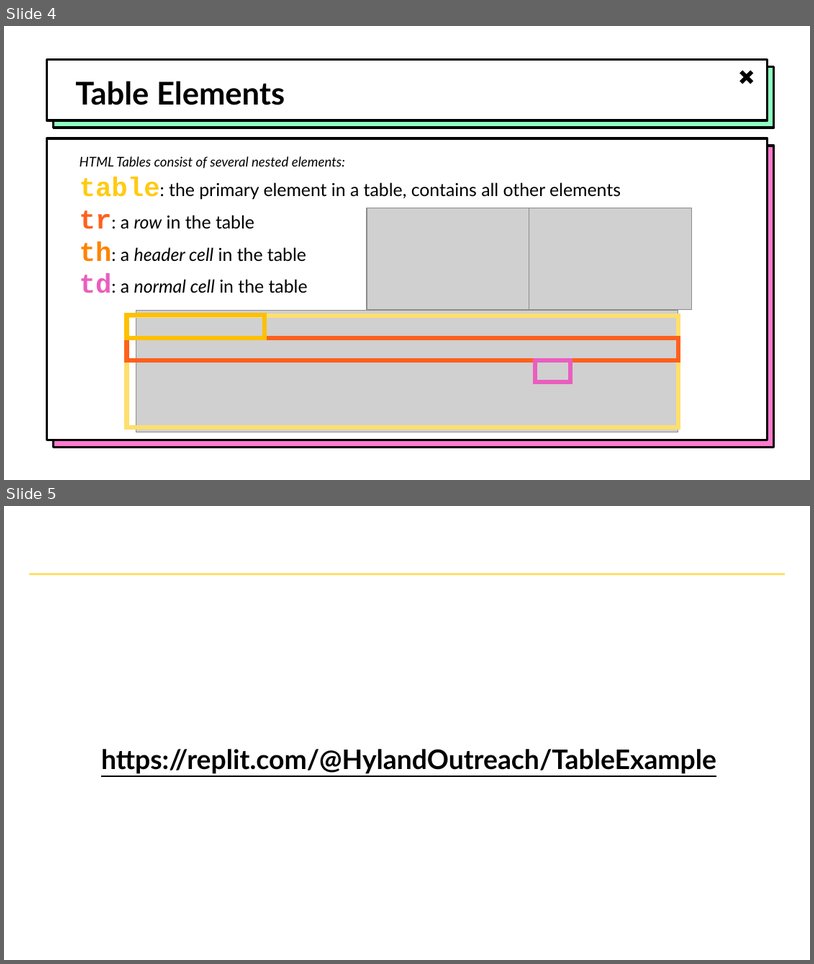
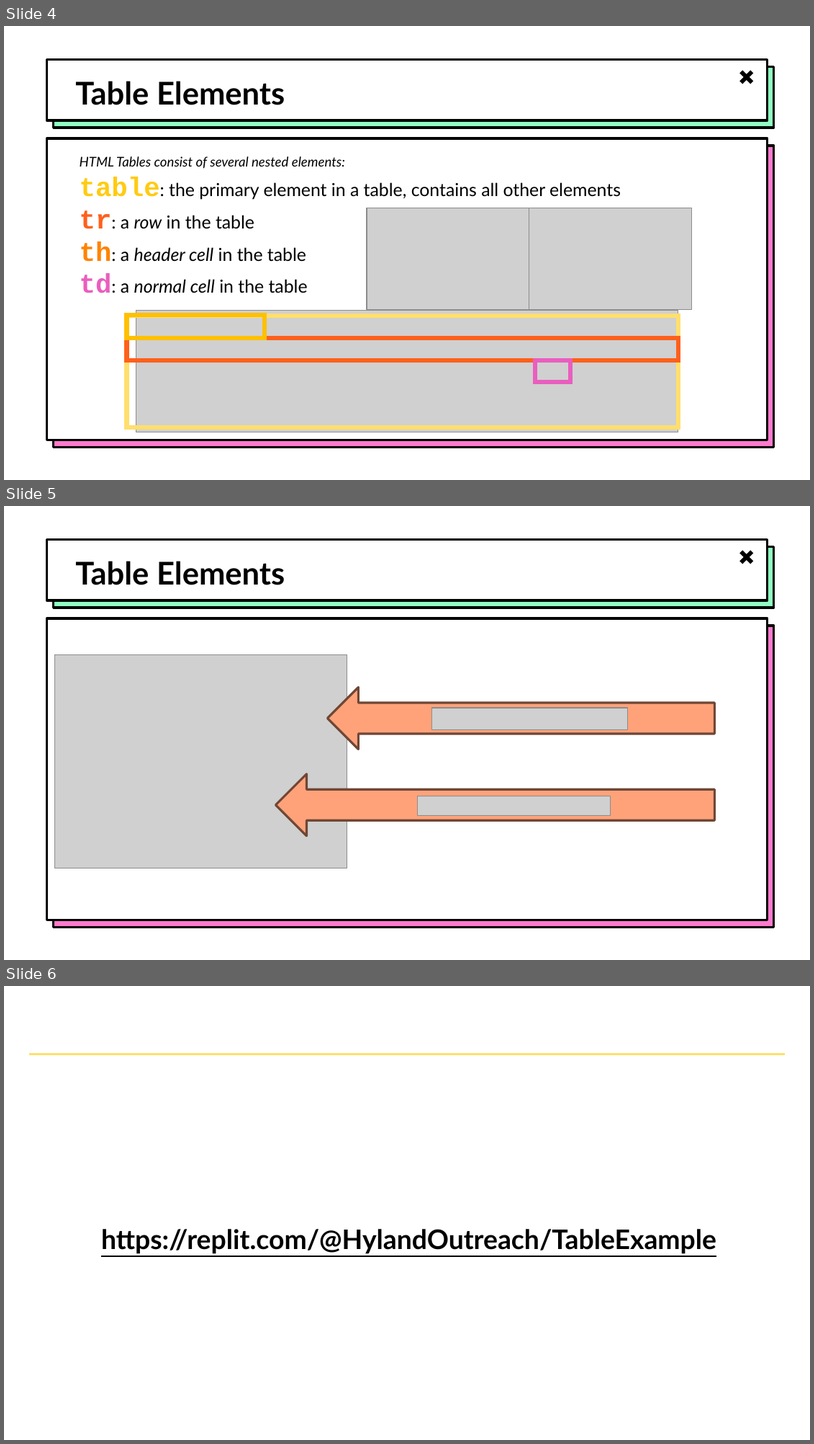
Before and after one commit to hytechclub/web-101, a slide deck: Week04/TablesAndIFrames.pptx. Shown one above the other, each under a label of ours: slides 4 and 5 before the commit, slides 4, 5 and 6 after it. The pictures are 814x964 and 814x1444 pixels, drawn with LibreOffice and Linux fonts; fonts in the diff are those of the drawing; grey boxes stand for pictures; background and template pictures are left out. Boxes give left, top, right and bottom in pixels: in the first picture for what was removed or moved away, otherwise in the second. Text is boxed around its words. In the diff, an @@ line names an element or a change of style, - is before the commit and + after.

```diff
--- a/Week04/TablesAndIFrames.pptx
+++ b/Week04/TablesAndIFrames.pptx
@@ slide 5 added at [4, 506, 810, 960], background picture (left out); not listed: 5 template elements that a slide beside it also shows @@
@@ title added at [75, 561, 285, 585], 28 pt, text #000000, bold @@
+Table Elements
@@ picture added at [55, 654, 347, 868] @@
@@ left arrow added at [327, 687, 715, 749], fill #FFA27A, outline #704735 2 pt @@
@@ picture added at [432, 708, 628, 729] @@
@@ left arrow added at [275, 774, 715, 836], fill #FFA27A, outline #704735 2 pt @@
@@ picture added at [418, 796, 611, 816] @@
@@ what was slide 5 is now slide 6 @@
```
Also in this commit, not shown: 5 other files.
